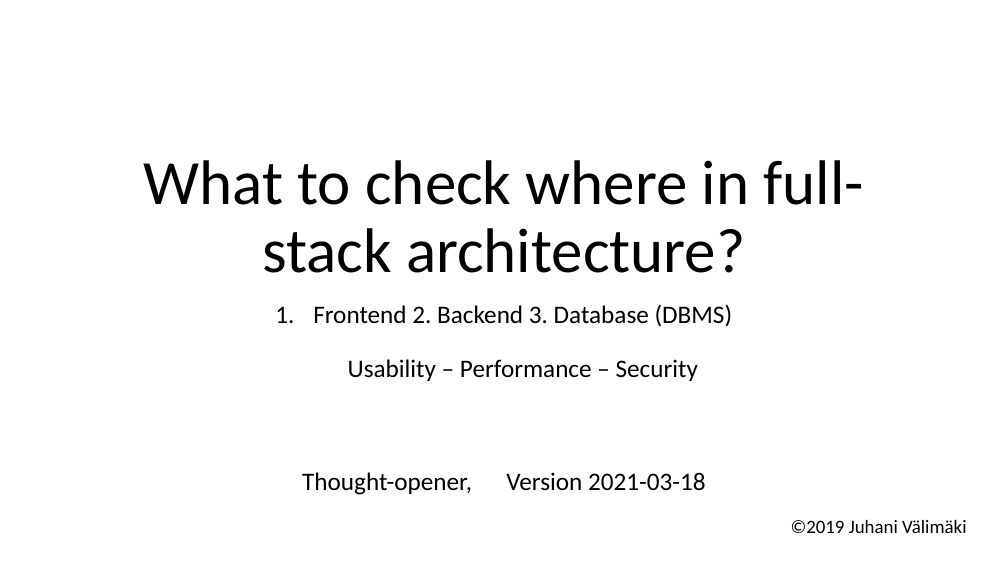
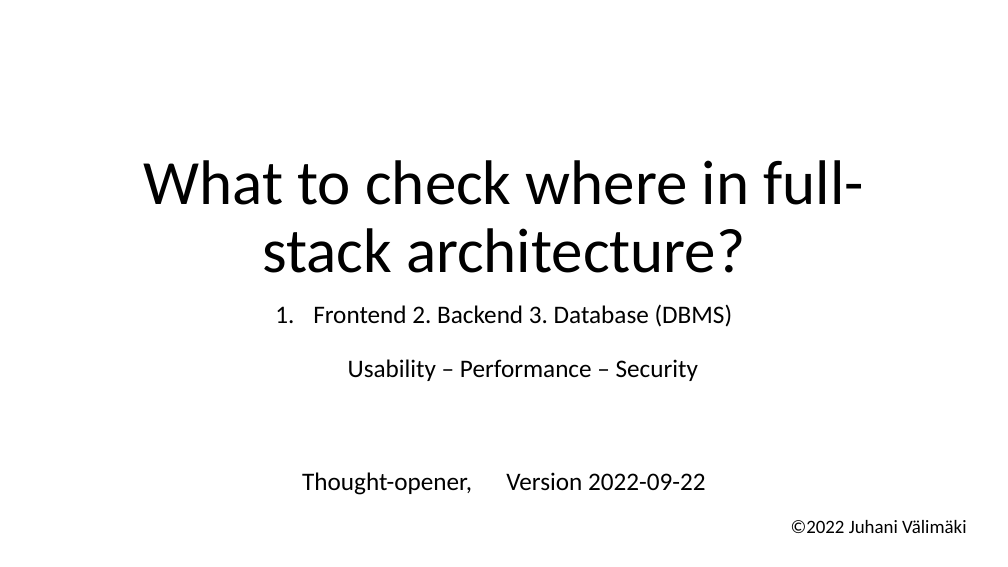
Before and after one commit to valju/docs_backend_design, a slide deck: slide 1 of WhatToDoInFrontBackAndDB_usability_performance_security/What to check where in full-stack.pptx. Drawn at 1008x567 pixels with LibreOffice and Linux fonts; fonts in the diff are those of the drawing. Boxes give left, top, right and bottom in pixels: in the first picture for what was removed or moved away, otherwise in the second. Text is boxed around its words. In the diff, an @@ line names an element or a change of style, - is before the commit and + after.

```diff
--- a/WhatToDoInFrontBackAndDB_usability_performance_security/What to check where in full-stack.pptx
+++ b/WhatToDoInFrontBackAndDB_usability_performance_security/What to check where in full-stack.pptx
@@ subtitle at [302, 472, 706, 495]: text changed @@
-Thought-opener, Version 2021-03-18
+Thought-opener, Version 2022-09-22
@@ text at [791, 520, 966, 533]: text changed @@
-©2019 Juhani Välimäki
+©2022 Juhani Välimäki
```
Also in this commit, not shown: 6 other slides changed, 5 other files.
